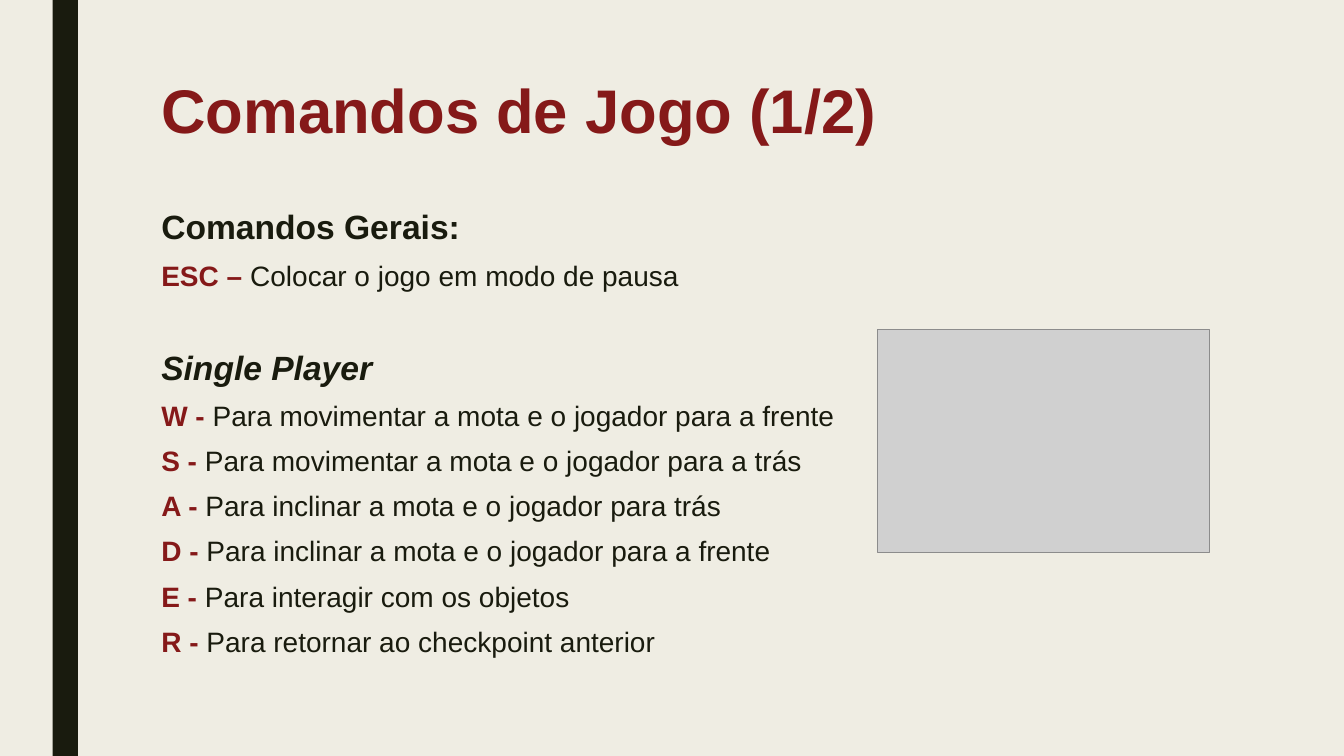
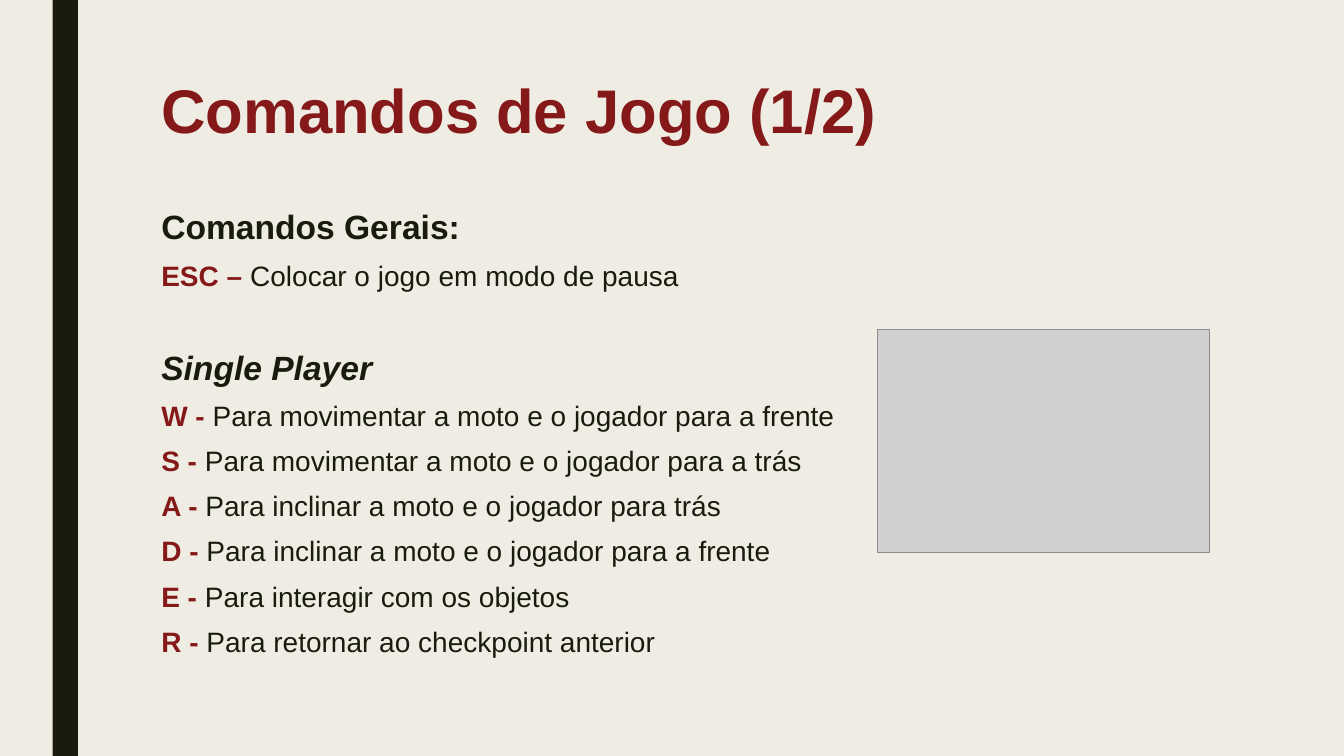
Before and after one commit to VascoUP/FEUPTrials, a slide deck: slide 13 of FEUP Trials.pptx. Drawn at 1344x756 pixels with LibreOffice and Linux fonts; fonts in the diff are those of the drawing; grey boxes stand for pictures. Boxes give left, top, right and bottom in pixels: in the first picture for what was removed or moved away, otherwise in the second. Text is boxed around its words. In the diff, an @@ line names an element or a change of style, - is before the commit and + after.

```diff
--- a/FEUP Trials.pptx
+++ b/FEUP Trials.pptx
@@ text at [161, 405, 834, 567]: text changed @@
-W - Para movimentar a mota e o jogador para a frente
-S - Para movimentar a mota e o jogador para a trás
-A - Para inclinar a mota e o jogador para trás
-D - Para inclinar a mota e o jogador para a frente
+W - Para movimentar a moto e o jogador para a frente
+S - Para movimentar a moto e o jogador para a trás
+A - Para inclinar a moto e o jogador para trás
+D - Para inclinar a moto e o jogador para a frente
```
Also in this commit, not shown: 5 other slides changed, 1 other file.
